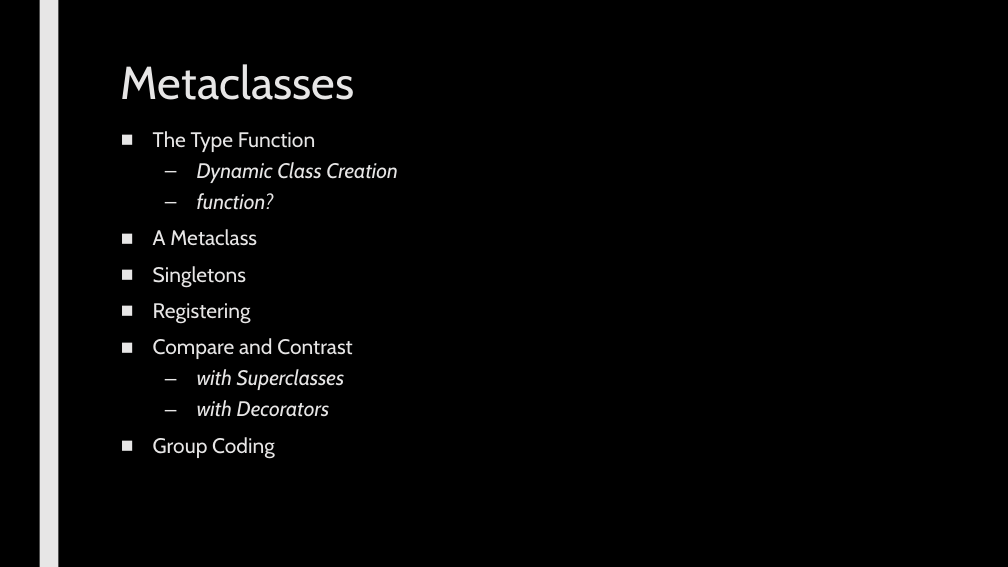
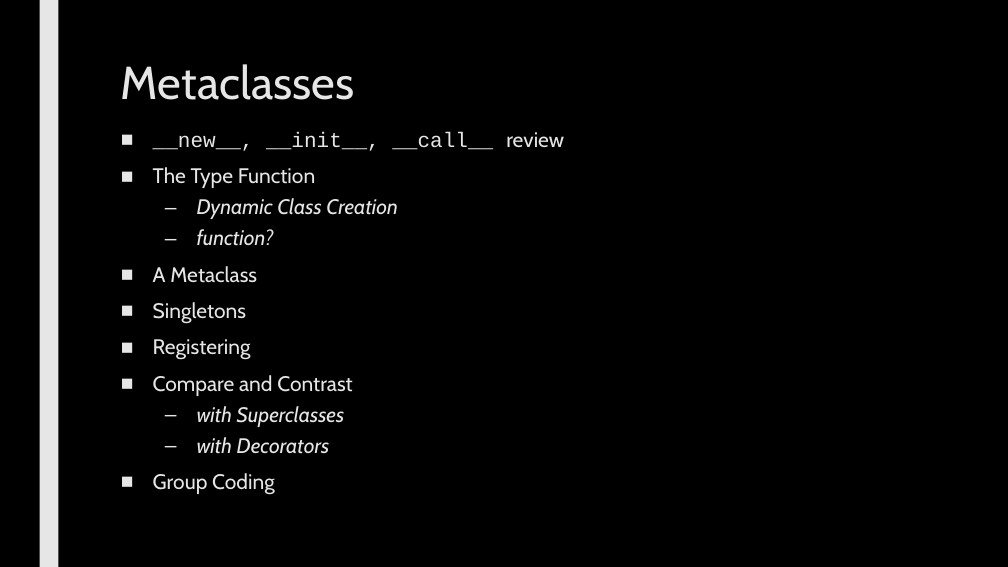
Before and after one commit to max7patek/metaprogramming, a slide deck: slide 2 of slides/05-Metaclasses.pptx. Drawn at 1008x567 pixels with LibreOffice and Linux fonts; fonts in the diff are those of the drawing. Boxes give left, top, right and bottom in pixels: in the first picture for what was removed or moved away, otherwise in the second. Text is boxed around its words. In the diff, an @@ line names an element or a change of style, - is before the commit and + after.

Commit message:
final changes to metaclasses slides

```diff
--- a/slides/05-Metaclasses.pptx
+++ b/slides/05-Metaclasses.pptx
@@ text at [153,132,564,151]: paragraph added @@
+■ __new__, __init__, __call__ review
```
Also in this commit, not shown: 6 other slides changed, 2 slides added.
